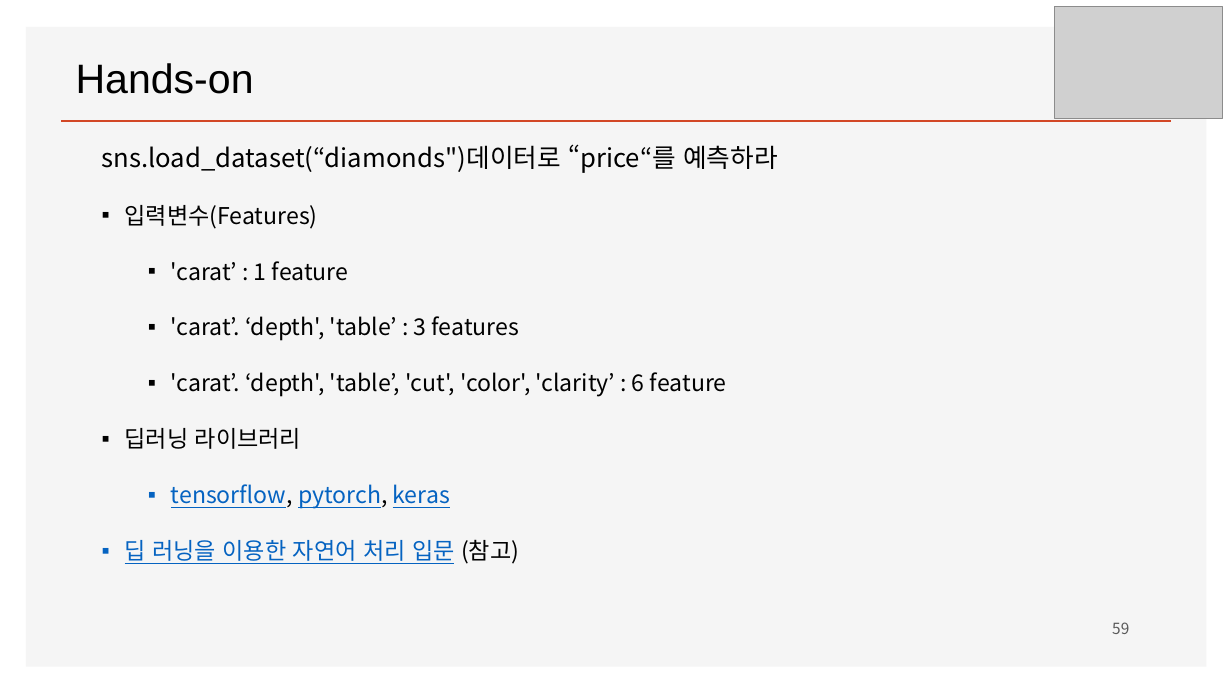
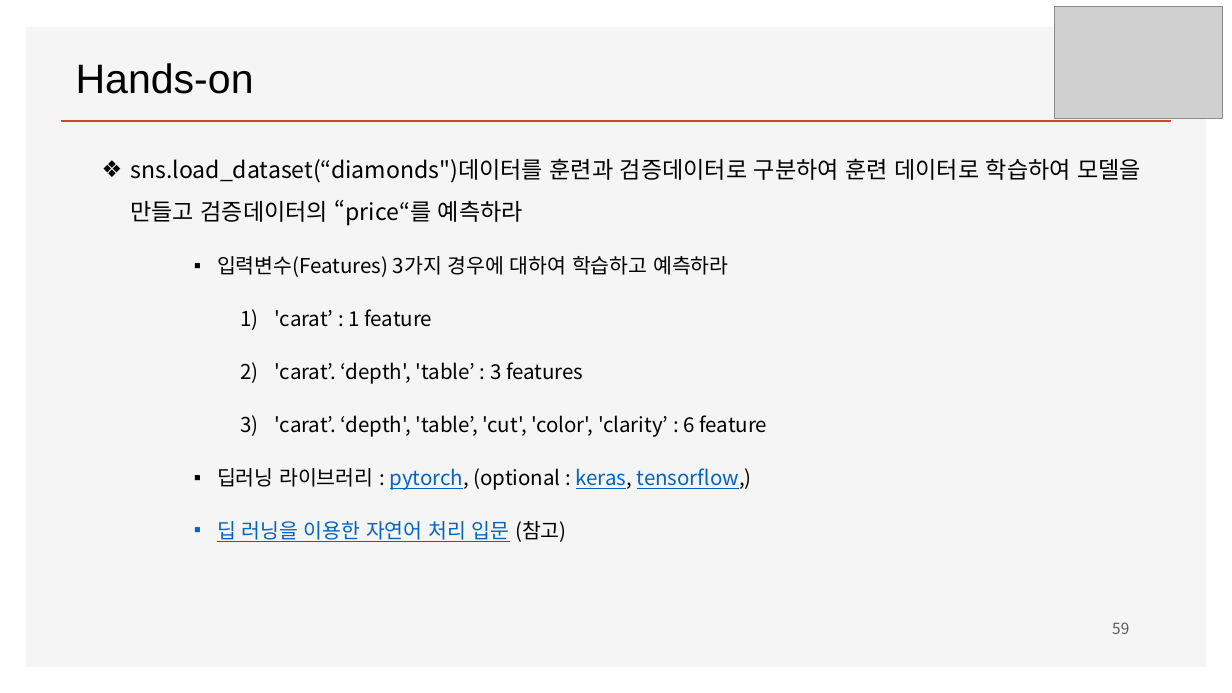
Before and after one commit to ancestor9/mathematics-for-machine-learning, a slide deck: slide 59 of Linear_Algebra/w4_Perceptron_Regression.pptx. Drawn at 1232x693 pixels with LibreOffice and Linux fonts; fonts in the diff are those of the drawing; grey boxes stand for pictures; background and template pictures are left out. Boxes give left, top, right and bottom in pixels: in the first picture for what was removed or moved away, otherwise in the second. Text is boxed around its words. In the diff, an @@ line names an element or a change of style, - is before the commit and + after.

```diff
--- a/Linear_Algebra/w4_Perceptron_Regression.pptx
+++ b/Linear_Algebra/w4_Perceptron_Regression.pptx
@@ text at [130, 158, 1141, 277]: text changed; size 20 to 18 pt @@
-sns.load_dataset(“diamonds")데이터로 “price“를 예측하라
-  ▪ 입력변수(Features)
+❖ sns.load_dataset(“diamonds")데이터를 훈련과 검증데이터로 구분하여 훈련 데이터로 학습하여 모델을 만들고 검증데이터의 “price“를 예측하라
+      ▪ 입력변수(Features) 3가지 경우에 대하여 학습하고 예측하라
@@ text at [217, 309, 767, 542]: size 18 to 16 pt in "'carat’ : 1 feature", "'carat’. ‘depth', 'table’ : 3 features", "'carat’. ‘depth', 'table’, 'cut', 'color', 'clarity’ : ...", "딥 러닝을 이용한 자연어 처리 입문 (참고)"; bullet ▪ to 1); list level 3 to 5 in "'carat’ : 1 feature"; list level 3 to 5 in "'carat’. ‘depth', 'table’ : 3 ..."; list level 3 to 5 in "'carat’. ‘depth', 'table’, 'cut', 'color', ..."; list level 2 to 4 in "딥 러닝을 이용한 자연어 처리 ..." @@
@@ text at [217, 468, 752, 490]: text changed; size 18 to 16 pt; text colour #0563C1 to #000000 @@
-  ▪ 딥러닝 라이브러리
-    ▪ tensorflow, pytorch, keras
+      ▪ 딥러닝 라이브러리 : pytorch, (optional : keras, tensorflow,)
```
Also in this commit, not shown: 1 other slide changed.
